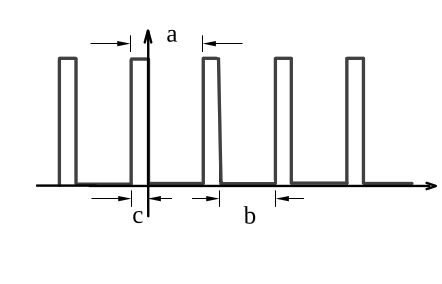
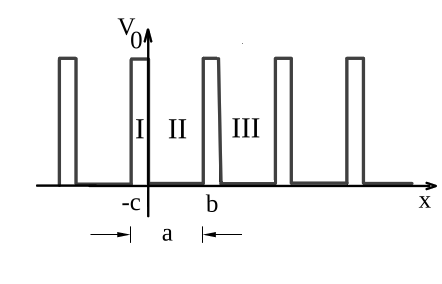
Revision of a layered 442px x 284px image; what changed, layer by layer:
painted on "Paint Layer 1 (pasted)" over [90, 18, 431, 243]
